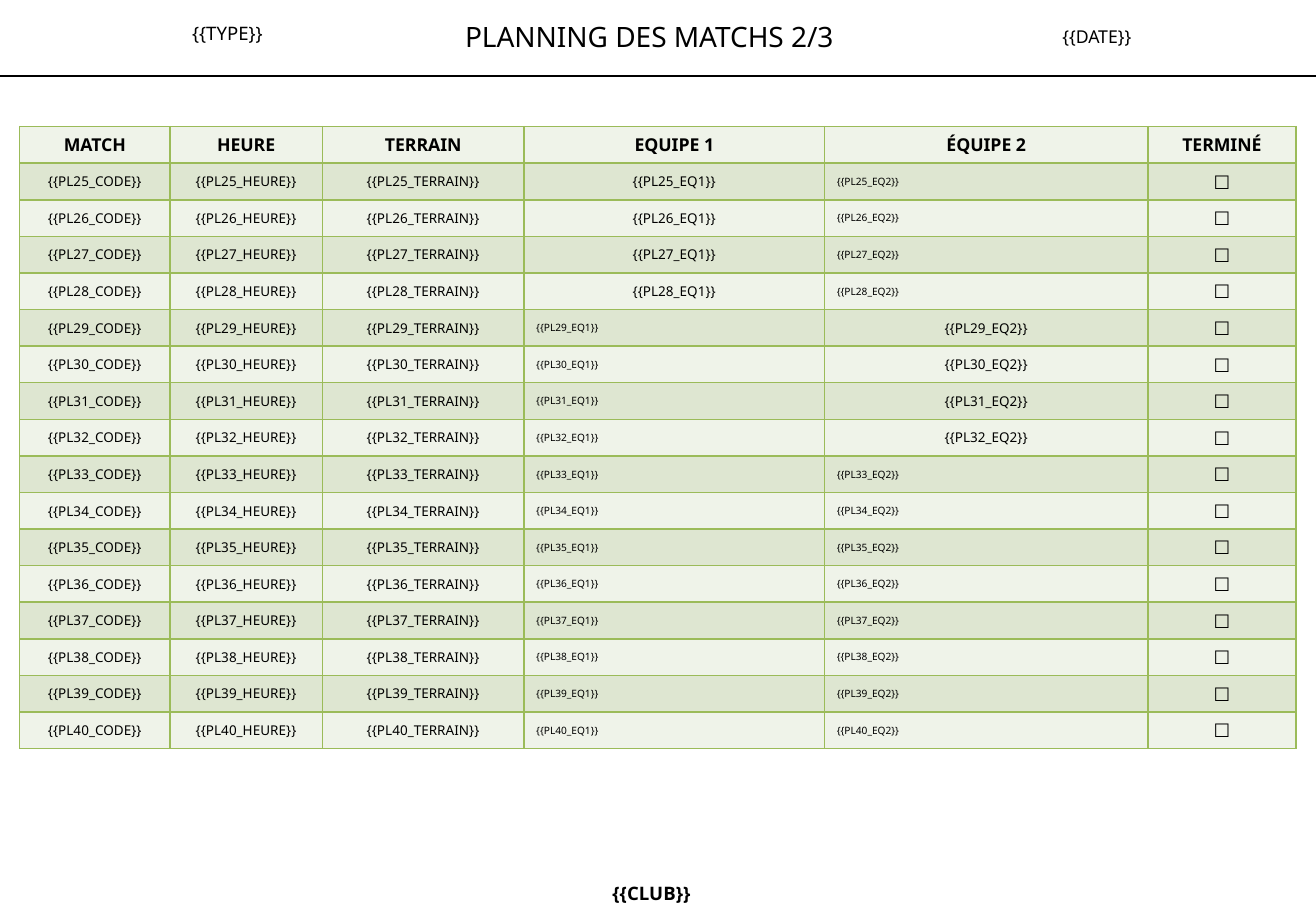
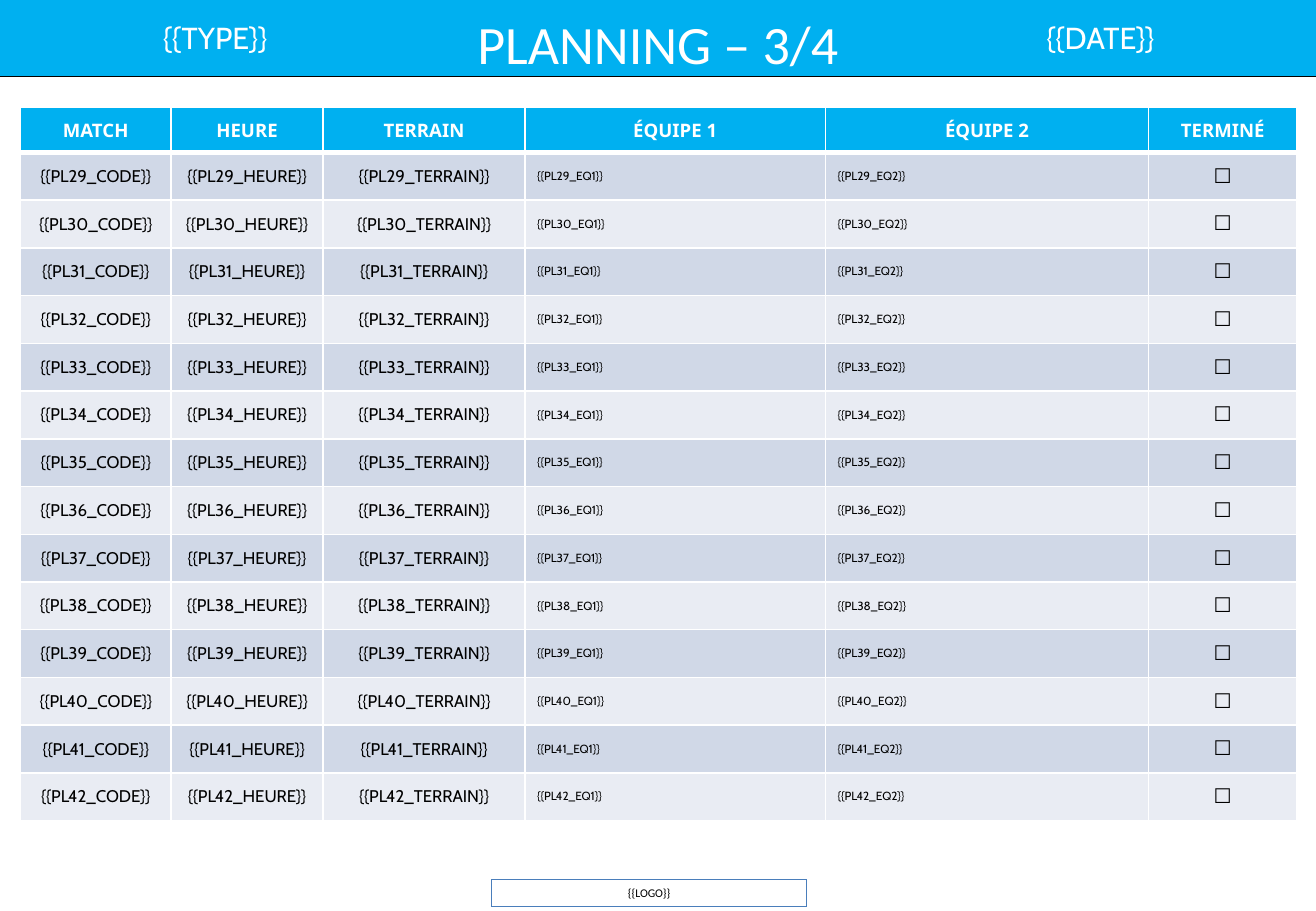
Before and after one commit to remidifranciaperso-bit/tournament-manager, a slide deck: slide 16 of templates bleus/Template_24_poules_1J.pptx (slide 13 before the commit). Drawn at 1316x911 pixels with LibreOffice and Linux fonts; fonts in the diff are those of the drawing. Boxes give left, top, right and bottom in pixels: in the first picture for what was removed or moved away, otherwise in the second. Text is boxed around its words. In the diff, an @@ line names an element or a change of style, - is before the commit and + after.

```diff
--- a/templates bleus/Template_24_poules_1J.pptx
+++ b/templates bleus/Template_24_poules_1J.pptx
@@ text "{{TYPE}}" at bbox=[163, 26, 267, 53]: size 11 to 18 pt, font Noto Sans to Cabin, text colour #000000 to #FFFFFF @@
@@ rectangle added at bbox=[0, 0, 1316, 77], fill #00B0F0, outline #000000 1 pt @@
@@ text at bbox=[477, 26, 839, 78]: text changed; size 16.5 to 32 pt; font Noto Sans to Calibri; text colour #000000 to #FFFFFF @@
-PLANNING DES MATCHS 2/3
+PLANNING – 3/4
@@ text "{{DATE}}": place and size @@
-text "{{DATE}}" at bbox=[1062, 30, 1131, 46]
+text "{{DATE}}" at bbox=[1046, 26, 1154, 53]
@@ text "{{DATE}}" at bbox=[1046, 26, 1154, 53]: size 10.5 to 18 pt, font Noto Sans to Cabin, text colour #000000 to #FFFFFF @@
@@ line removed from (0, 75) to (1316, 75) @@
@@ table at bbox=[21, 107, 1297, 820] @@
-row 1: MATCH | HEURE | TERRAIN | EQUIPE 1 | ÉQUIPE 2 | TERMINÉ
-row 2: {{PL25_CODE}} | {{PL25_HEURE}} | {{PL25_TERRAIN}} | {{PL25_EQ1}} | {{PL25_EQ2}} | ☐
-row 3: {{PL26_CODE}} | {{PL26_HEURE}} | {{PL26_TERRAIN}} | {{PL26_EQ1}} | {{PL26_EQ2}} | ☐
-row 4: {{PL27_CODE}} | {{PL27_HEURE}} | {{PL27_TERRAIN}} | {{PL27_EQ1}} | {{PL27_EQ2}} | ☐
-row 5: {{PL28_CODE}} | {{PL28_HEURE}} | {{PL28_TERRAIN}} | {{PL28_EQ1}} | {{PL28_EQ2}} | ☐
+row 1: MATCH | HEURE | TERRAIN | ÉQUIPE 1 | ÉQUIPE 2 | TERMINÉ
+row 14: {{PL41_CODE}} | {{PL41_HEURE}} | {{PL41_TERRAIN}} | {{PL41_EQ1}} | {{PL41_EQ2}} | ☐
+row 15: {{PL42_CODE}} | {{PL42_HEURE}} | {{PL42_TERRAIN}} | {{PL42_EQ1}} | {{PL42_EQ2}} | ☐
@@ table: place and size @@
-table at bbox=[19, 126, 1295, 749]
+table at bbox=[21, 107, 1297, 820]
@@ rectangle added at bbox=[492, 880, 808, 906], outline #4B7EBC 0 pt, 7 pt, text #000000 @@
+{{LOGO}}
@@ text removed at bbox=[612, 886, 690, 903] @@
-{{CLUB}}
```
Also in this commit, not shown: 15 other slides changed, 2 slides added, 8 other files.
